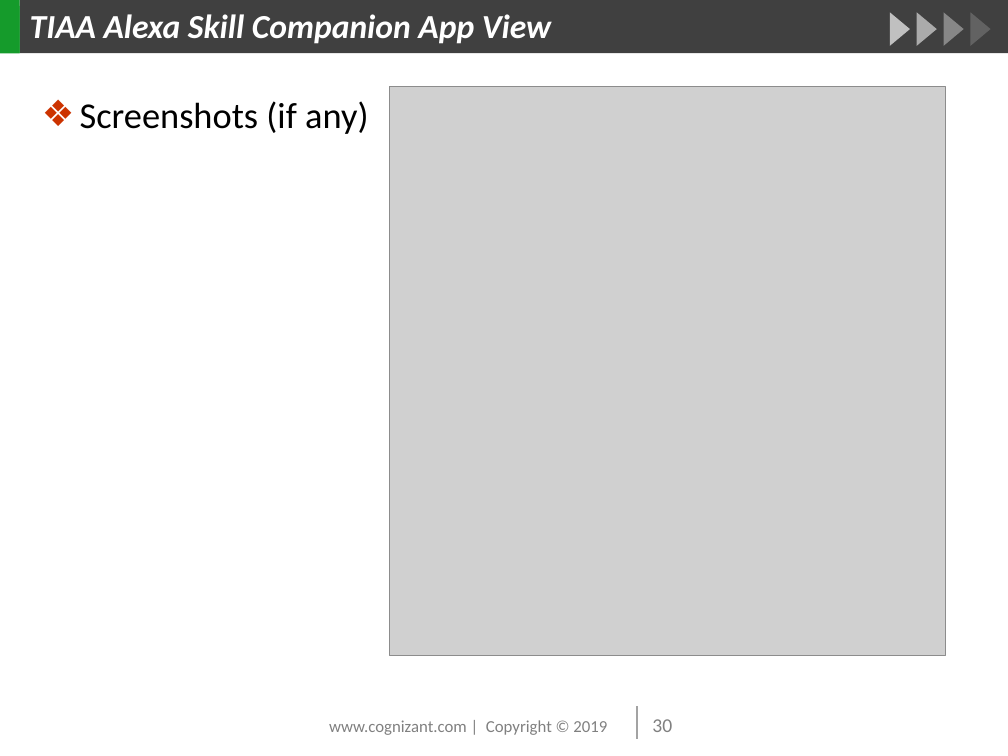
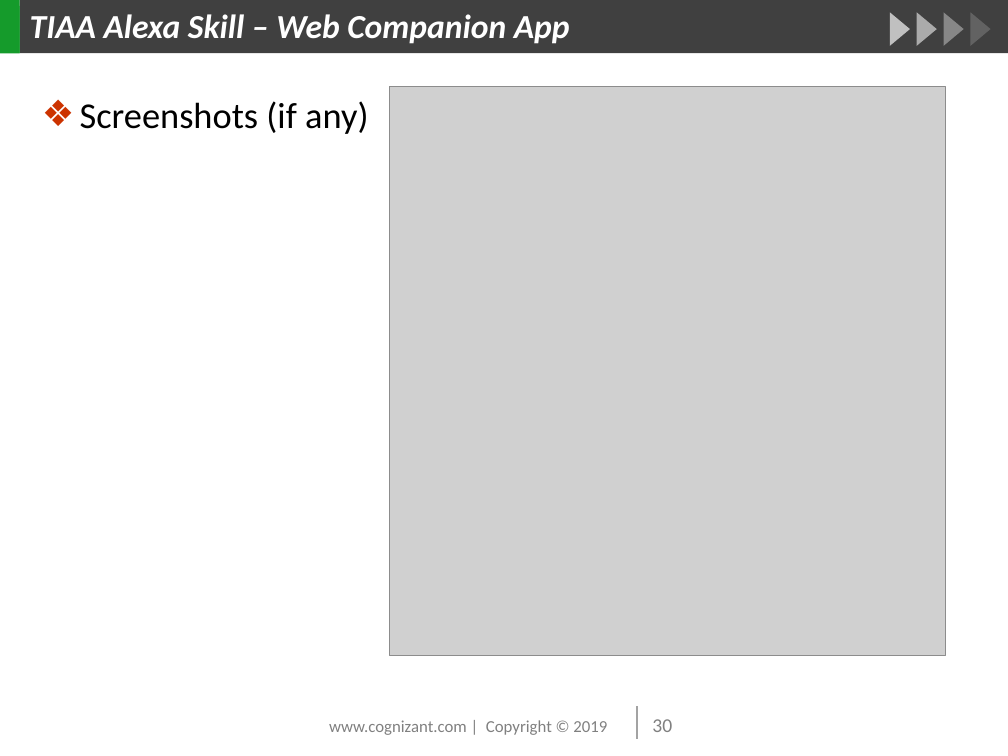
Before and after one commit to beulahmercy/myreact-quiz, a slide deck: slide 30 of TIAA Alexa Skill-PMR July 2019.pptx. Drawn at 1008x756 pixels with LibreOffice and Linux fonts; fonts in the diff are those of the drawing; grey boxes stand for pictures; background and template pictures are left out. Boxes give left, top, right and bottom in pixels: in the first picture for what was removed or moved away, otherwise in the second. Text is boxed around its words. In the diff, an @@ line names an element or a change of style, - is before the commit and + after.

```diff
--- a/TIAA Alexa Skill-PMR July 2019.pptx
+++ b/TIAA Alexa Skill-PMR July 2019.pptx
@@ title at bbox=[30, 14, 570, 44]: text changed @@
-TIAA Alexa Skill Companion App View
+TIAA Alexa Skill – Web Companion App
```
Also in this commit, not shown: 3 other slides changed, 3 slides added.
